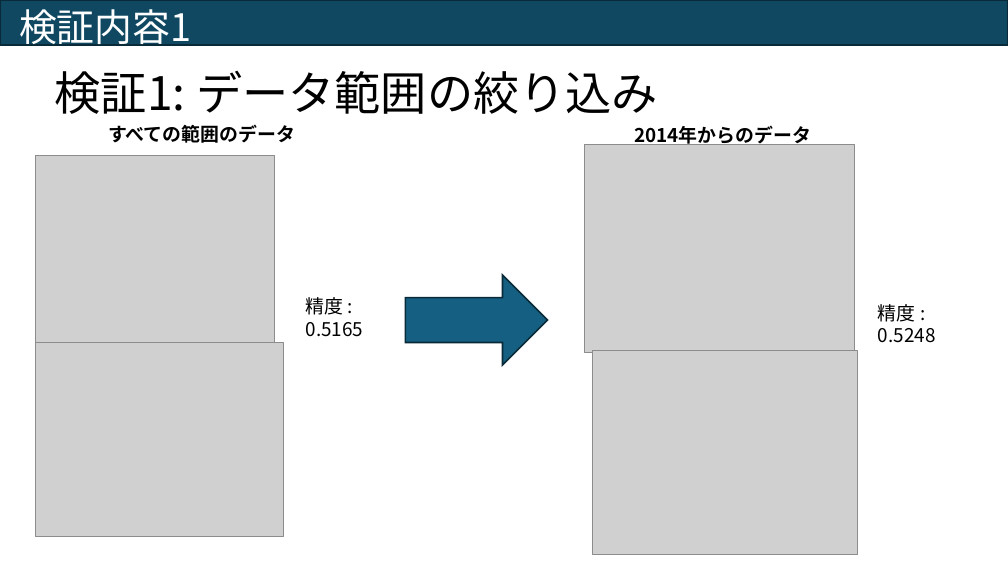
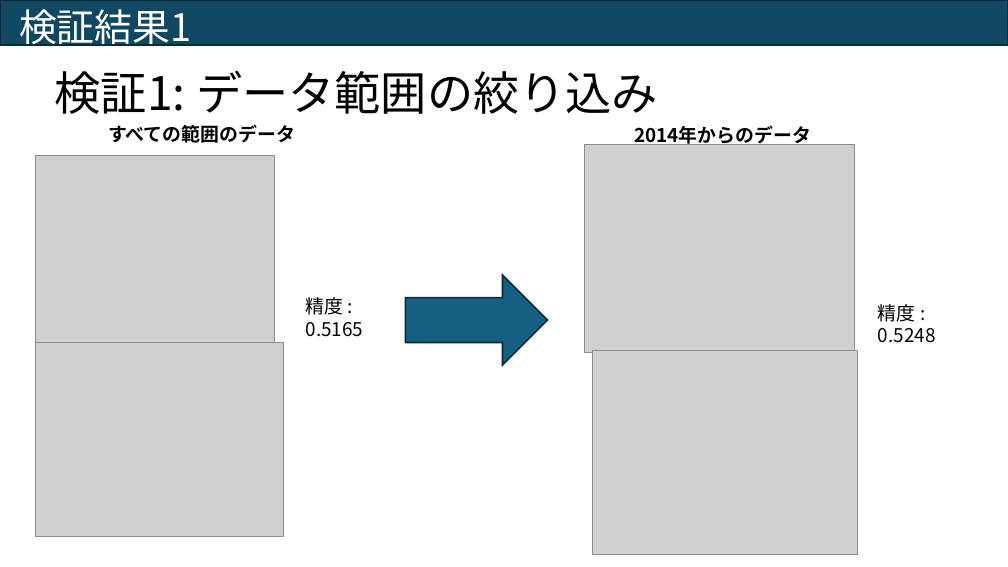
Before and after one commit to kawaeeeee/deepcraft, a slide deck: slide 12 of assignment-main/Trainee/submission/株価予測モデルの構築.pptx (slide 11 before the commit). Drawn at 1008x567 pixels with LibreOffice and Linux fonts; fonts in the diff are those of the drawing; grey boxes stand for pictures. Boxes give left, top, right and bottom in pixels: in the first picture for what was removed or moved away, otherwise in the second. Text is boxed around its words. In the diff, an @@ line names an element or a change of style, - is before the commit and + after.

```diff
--- a/assignment-main/Trainee/submission/株価予測モデルの構築.pptx
+++ b/assignment-main/Trainee/submission/株価予測モデルの構築.pptx
@@ text at (x1=19, y1=9, x2=191, y2=52): text changed @@
-検証内容1
+検証結果1
```
Also in this commit, not shown: 5 other slides changed, 1 slide added.
